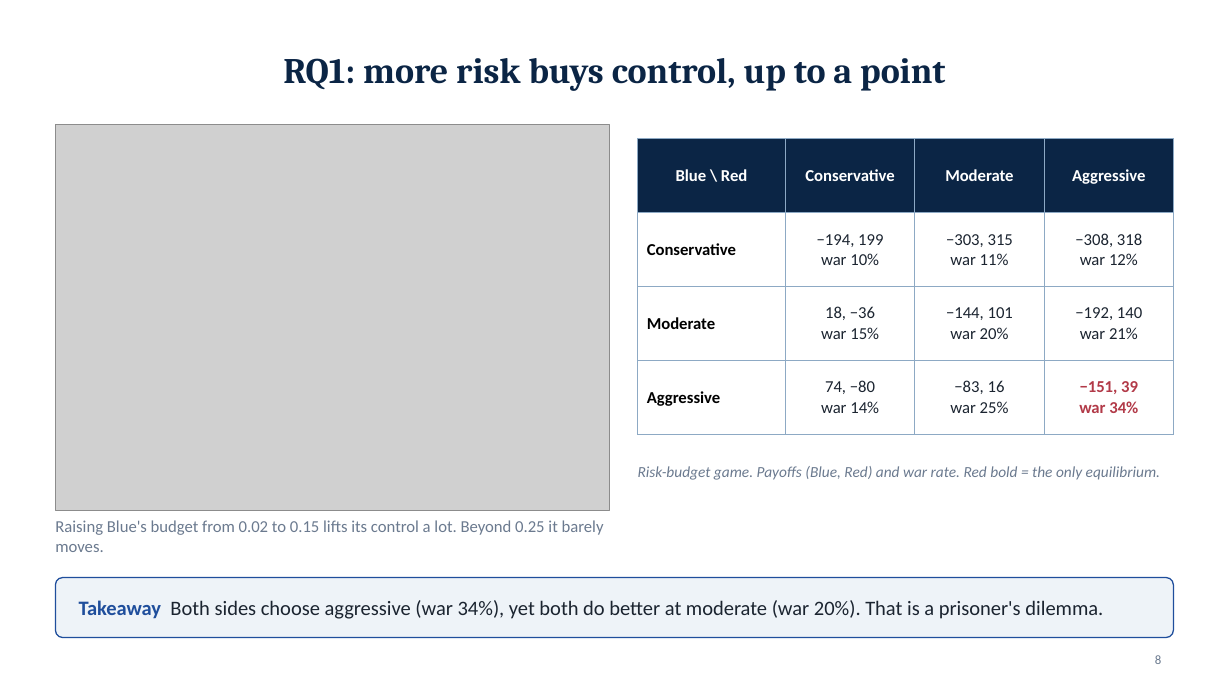
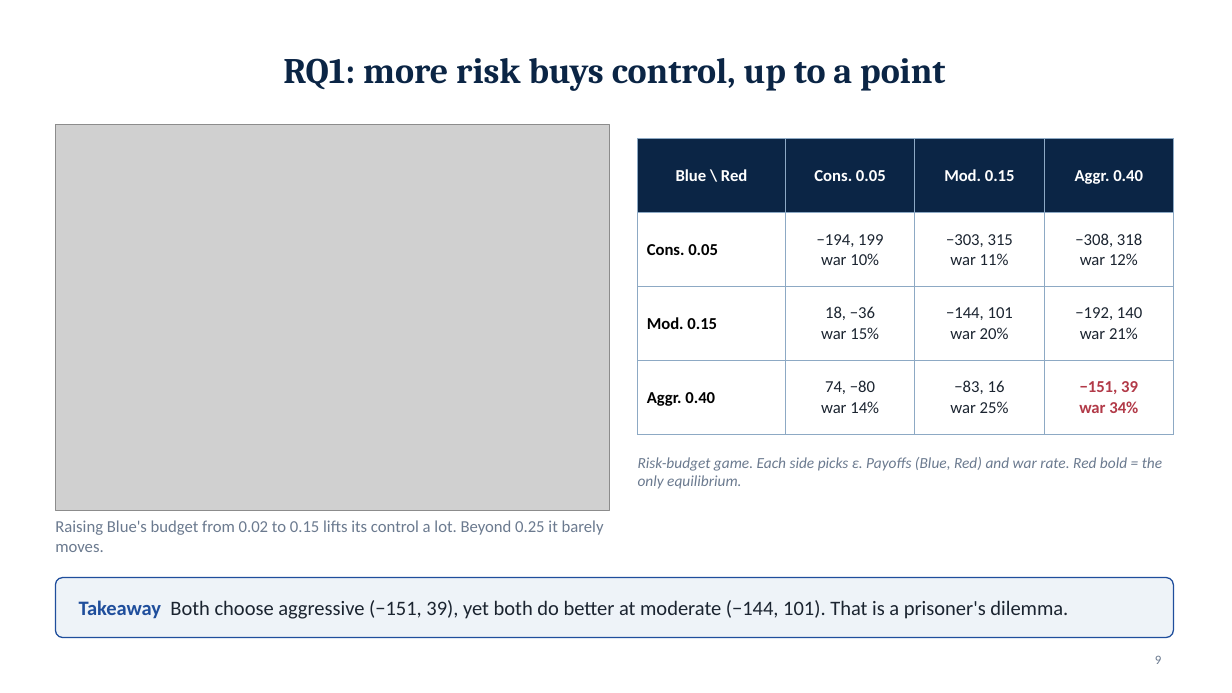
Before and after one commit to draggin-anchor/6.S974-Wargaming-Term-Project, a slide deck: slide 9 of deliverables/02-workshop1-slides.pptx (slide 8 before the commit). Drawn at 1232x693 pixels with LibreOffice and Linux fonts; fonts in the diff are those of the drawing; grey boxes stand for pictures. Boxes give left, top, right and bottom in pixels: in the first picture for what was removed or moved away, otherwise in the second. Text is boxed around its words. In the diff, an @@ line names an element or a change of style, - is before the commit and + after.

```diff
--- a/deliverables/02-workshop1-slides.pptx
+++ b/deliverables/02-workshop1-slides.pptx
@@ table at [638, 139, 1174, 417] @@
-row 1: Blue \ Red | Conservative | Moderate | Aggressive
+row 1: Blue \ Red | Cons. 0.05 | Mod. 0.15 | Aggr. 0.40
-row 2, column 1: Conservative
+row 2, column 1: Cons. 0.05
-row 3, column 1: Moderate
+row 3, column 1: Mod. 0.15
-row 4, column 1: Aggressive
+row 4, column 1: Aggr. 0.40
@@ text at [638, 457, 1162, 489]: text changed @@
-Risk-budget game. Payoffs (Blue, Red) and war rate. Red bold = the only equilibrium.
+Risk-budget game. Each side picks ε. Payoffs (Blue, Red) and war rate. Red bold = the only equilibrium.
@@ text at [79, 600, 1068, 619]: text changed @@
-Takeaway Both sides choose aggressive (war 34%), yet both do better at moderate (war 20%). That is a prisoner's dilemma.
+Takeaway Both choose aggressive (−151, 39), yet both do better at moderate (−144, 101). That is a prisoner's dilemma.
```
Also in this commit, not shown: 6 other slides changed, 1 slide added, 2 other files.
